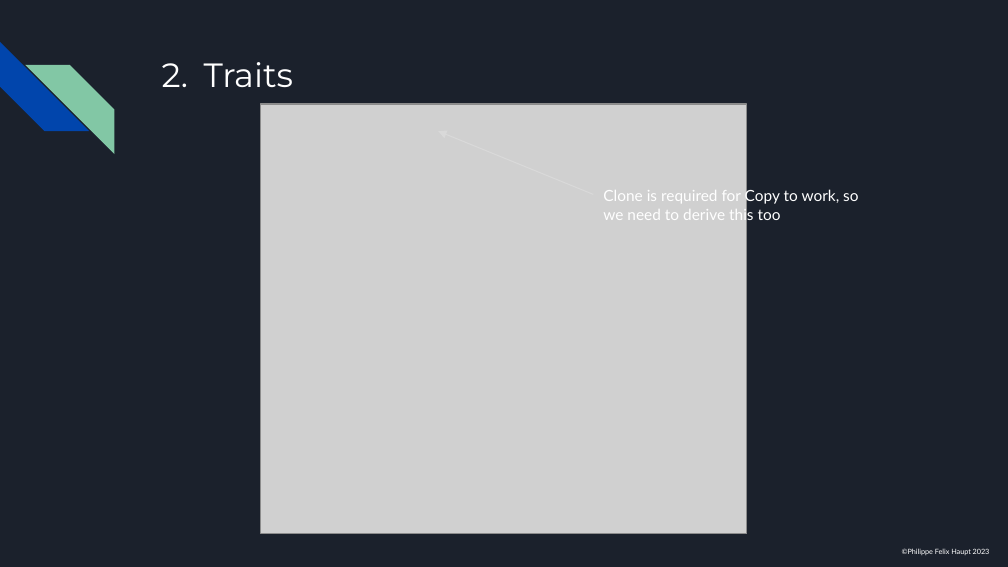
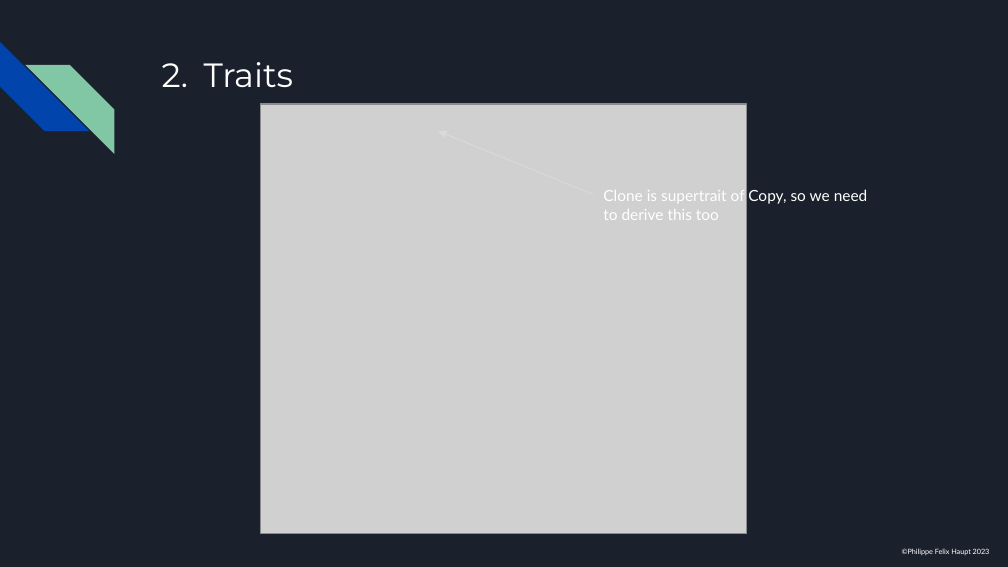
Before and after one commit to pfhaupt/progkurs, a slide deck: slide 110 of rust-beginner/09 - Traits/09 - RUSTikales Rust for beginners.pptx. Drawn at 1008x567 pixels with LibreOffice and Linux fonts; fonts in the diff are those of the drawing; grey boxes stand for pictures. Boxes give left, top, right and bottom in pixels: in the first picture for what was removed or moved away, otherwise in the second. Text is boxed around its words. In the diff, an @@ line names an element or a change of style, - is before the commit and + after.

```diff
--- a/rust-beginner/09 - Traits/09 - RUSTikales Rust for beginners.pptx
+++ b/rust-beginner/09 - Traits/09 - RUSTikales Rust for beginners.pptx
@@ text at [603, 189, 868, 220]: text changed @@
-Clone is required for Copy to work, so we need to derive this too
+Clone is supertrait of Copy, so we need to derive this too
```
Also in this commit, not shown: 53 other slides changed.
